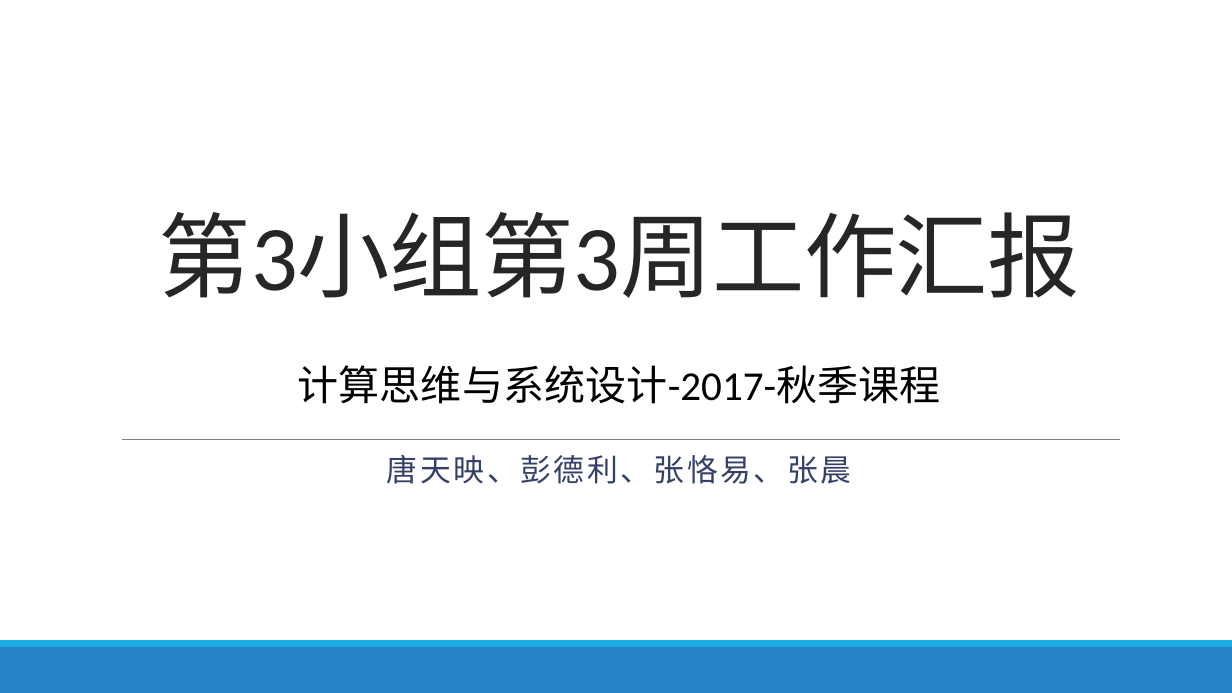
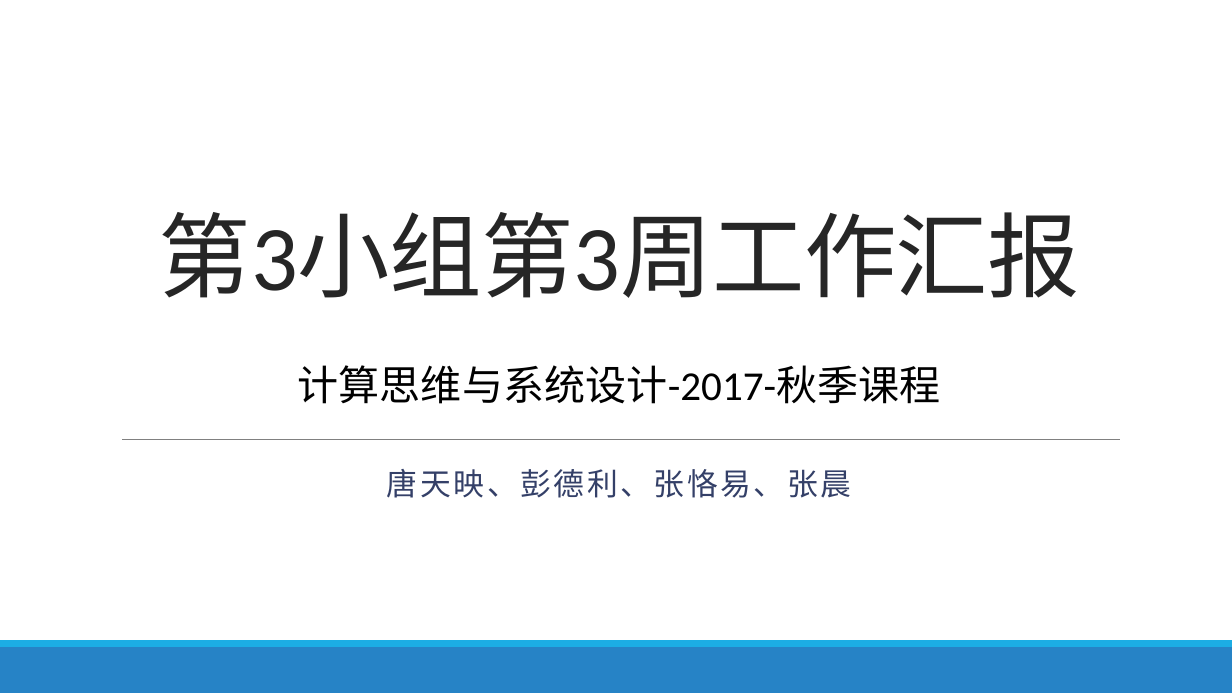
Before and after one commit to jisuansiwei2017/SDCT-2017-Fall, a slide deck: slide 1 of weekly_report/group3/week3.pptx. Drawn at 1232x693 pixels with LibreOffice and Linux fonts; fonts in the diff are those of the drawing. Boxes give left, top, right and bottom in pixels: in the first picture for what was removed or moved away, otherwise in the second. Text is boxed around its words. In the diff, an @@ line names an element or a change of style, - is before the commit and + after.

Commit message:
group3/week3 1.1

```diff
--- a/weekly_report/group3/week3.pptx
+++ b/weekly_report/group3/week3.pptx
@@ subtitle "唐天映、彭德利、张恪易、张晨": place and size @@
-subtitle "唐天映、彭德利、张恪易、张晨" at [387,455,851,484]
+subtitle "唐天映、彭德利、张恪易、张晨" at [387,469,851,498]
```
Also in this commit, not shown: 2 slides added, 2 slides removed.
